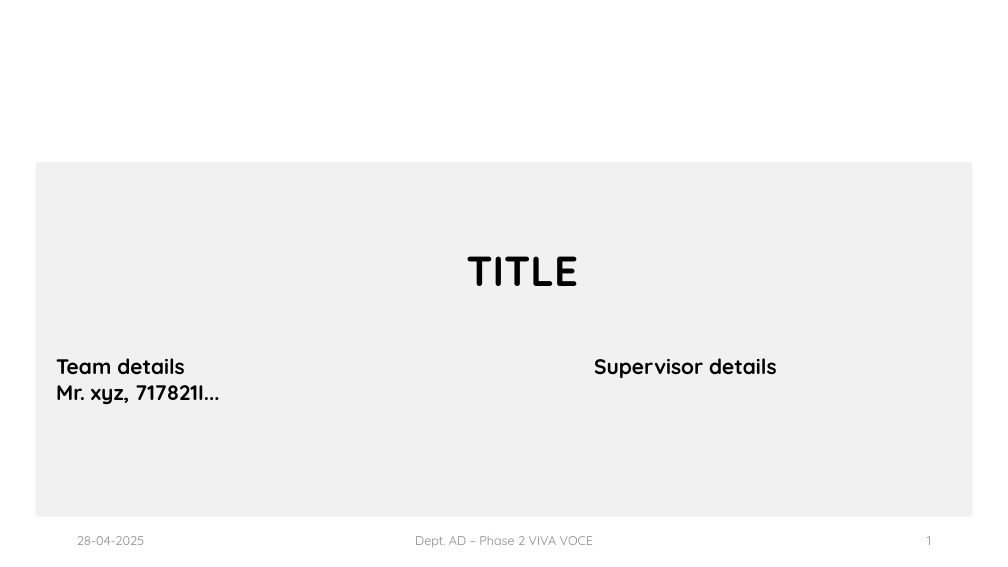
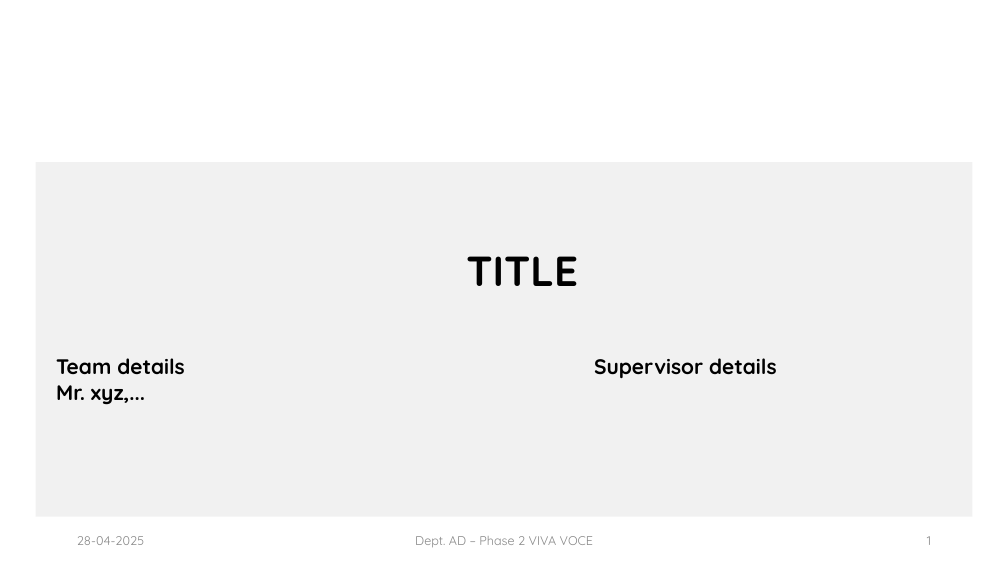
Before and after one commit to ARUN-S-K/learning, a slide deck: slide 1 of 2nd Phase Review Presentation.pptx. Drawn at 1008x567 pixels with LibreOffice and Linux fonts; fonts in the diff are those of the drawing; background and template pictures are left out. Boxes give left, top, right and bottom in pixels: in the first picture for what was removed or moved away, otherwise in the second. Text is boxed around its words. In the diff, an @@ line names an element or a change of style, - is before the commit and + after.

Commit message:
new branch modified

```diff
--- a/2nd Phase Review Presentation.pptx
+++ b/2nd Phase Review Presentation.pptx
@@ text at (56,385,145,405): text changed @@
-Mr. xyz, 717821I...
+Mr. xyz,...
```
